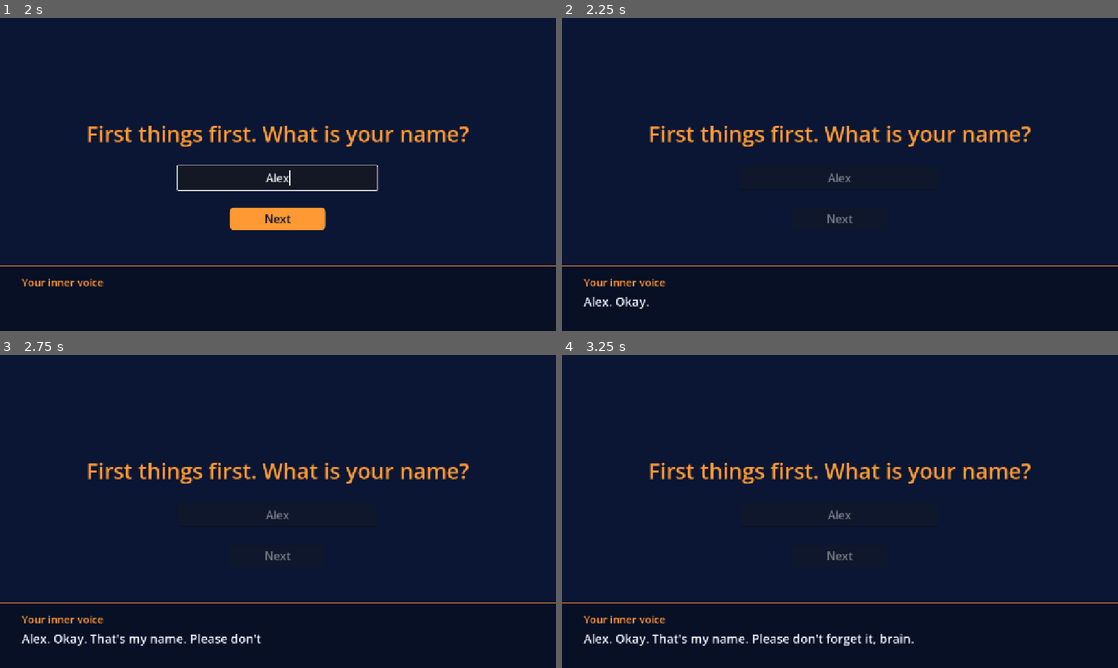
Above: before the commit, frames 1-4 (two rows, left to right).
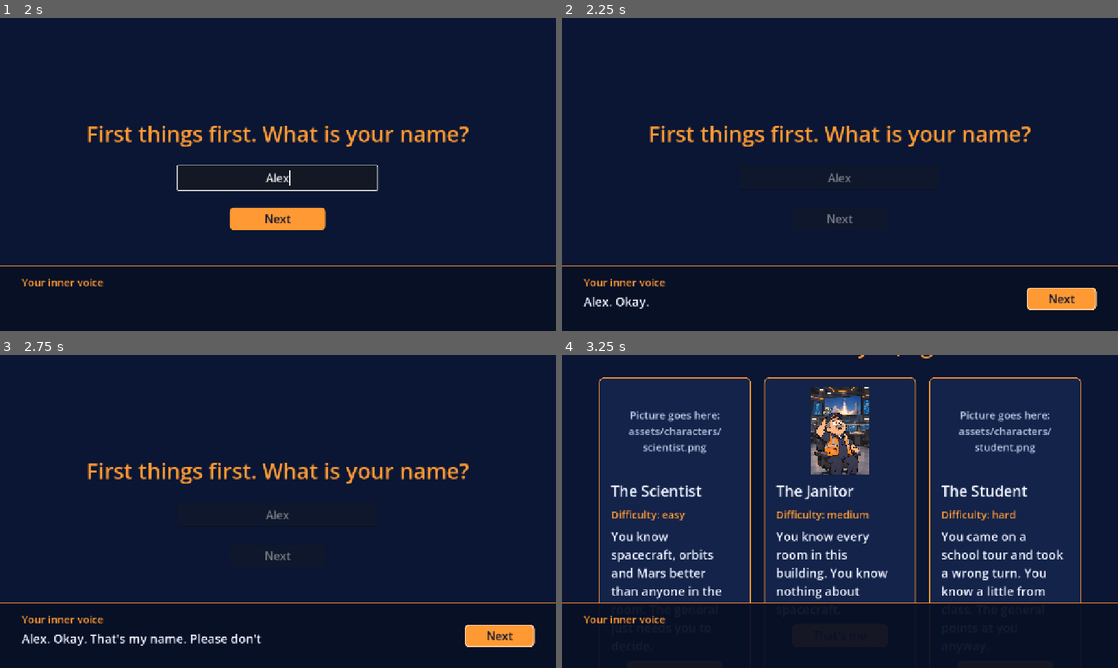
Above: after the commit, the same moments.

Repository: Kaleb-45/how-did-we-get-here
Game: Godot game, scene res://scenes/intro.tscn
Two runs of this game, one before a commit and one after it. Both use one fixed random seed, a clock stepped at 60 frames per second and the inputs below.
Inputs (mouse positions are in pixels of both pictures, inside the frame that each line leads up to):
- Up to frame 1 (2 s): click "Uh... okay?" at 0.5 s; click (278, 177) at 1.27 s; type "Alex" at 1.35 s
- Up to frame 2 (2.25 s): click "Next" at 2 s
- Up to frame 3 (2.75 s): no input
- Up to frame 4 (3.25 s): click (1062, 636) at 2.75 s, where only the run after the commit has a clickable "Next"

Frame 1 is identical in both runs. In frame 2, 0.9% of the frame differs, in the area x 83-97%, y 86-94%; in frame 3, 0.9%; in frame 4, 16%, in the area x 3-94%, y 0-93%.

Commit message:
B2 fixes: levels change guidance only, Next button after voice reaction, Scientist destination line
Co-Authored-By: Claude Opus 5.5 <noreply@anthropic.com>

Diff:
--- a/data/game_data.json
+++ b/data/game_data.json
@@ -7,8 +7,7 @@
     "order": ["intro", "name", "character_select", "destination", "mission_select", "rocket", "build", "review", "walk", "debrief"]
   },
   "setup": {
-    "_readme": "Settings for the five setup questions (name, who are you, where, what for, rocket). reaction_seconds = after you answer, the inner voice reacts, and this many seconds later the next question appears. name_max_length = the most letters the …(125 unchanged characters)…
-    "reaction_seconds": 3,
+    "_readme": "Settings for the five setup questions (name, who are you, where, what for, rocket). After you answer, the inner voice reacts and a Next button appears; the player clicks it to go on. name_max_length = the most letters the …(125 unchanged characters)…
     "name_max_length": 20,
     "default_character": "janitor",
     "source": "Game-design choice. It is NOT a NASA number."
--- a/data/inner_voice.json
+++ b/data/inner_voice.json
@@ -6,7 +6,7 @@
     "name": "{name}. Okay. That's my name. Please don't forget it, brain.",
     "destination": {
       "mars_orbit": {
-        "easy": "Mars orbit. We circle the planet and map it from above. A good first trip, and a crew can follow later.",
+        "easy": "Mars orbit. We circle the planet and map it from above. Our crew rides along on this trip, so I should really learn which button is the brakes.",
         "medium": "Mars. The red one. We go around it, not onto it. I think that's the safer way?",
         "hard": "Mars! Like in the movies! But we only go around it. Okay. Still cool."
       }
--- a/data/levels.json
+++ b/data/levels.json
@@ -1,27 +1,18 @@
 {
-  "_readme": "What each play level changes. The character picks the level (see \"characters\" in game_data.json). 1.0 means no change. timing_window = how big the timed-press windows are (bigger = easier). supply_use = how fast the crew uses food, water and air (smaller = easier). limit_multipliers = changes the mission limits; only the budget changes (1.1 = 10% more money), any resource not listed stays at 1.0. hint_detail = how much the inner voice tells you: full (names the problem and the part), some (names the problem), few (only the warning). Right now only the budget is used by the game. The others are stored here for later steps. To make a level harder or easier, change the numbers here and nothing else.",
-  "source": "Written game-design choice by Kaleb, passed 2026-11-10 (AGENT_SOURCE.md section 2, level multipliers). It is NOT a NASA number and NOT a PLACEHOLDER.",
+  "_readme": "What each play level changes. The character picks the level (see \"characters\" in game_data.json). The levels change only how much the inner voice tells you: full (names the problem and the part), some (names the problem), few (only the warning). Budget, mass, timing windows and supply use are the same for every level. To change how much help a level gives, change hint_detail here and nothing else.",
+  "source": "Written game-design choice by Kaleb, passed 2026-11-10 (AGENT_SOURCE.md section 2, levels change guidance only). It is NOT a NASA number and NOT a PLACEHOLDER.",
   "levels": {
     "easy": {
-      "timing_window": 1.5,
-      "supply_use": 0.9,
-      "limit_multipliers": { "budget": 1.1 },
       "hint_detail": "full",
-      "source": "Written game-design choice (Scientist). The budget becomes $738M, so the Scientist can afford the real MRO ($720M)."
+      "source": "Written game-design choice (Scientist). Most guidance."
     },
     "medium": {
-      "timing_window": 1.0,
-      "supply_use": 1.0,
-      "limit_multipliers": { "budget": 1.0 },
       "hint_detail": "some",
-      "source": "Written game-design choice (Janitor). All 1.0 = the real mission limits, unchanged."
+      "source": "Written game-design choice (Janitor). Some guidance."
     },
     "hard": {
-      "timing_window": 0.7,
-      "supply_use": 1.1,
-      "limit_multipliers": { "budget": 0.95 },
       "hint_detail": "few",
-      "source": "Written game-design choice (Student). The budget becomes $637M; the $620M winning build still fits."
+      "source": "Written game-design choice (Student). Least guidance."
     }
   }
 }
--- a/data/story.json
+++ b/data/story.json
@@ -14,6 +14,7 @@
     "janitor_caption": "You (the janitor)",
     "missing_picture": "Picture goes here:"
   },
+  "setup_next_button": "Next",
   "name_screen": {
     "title": "First things first. What is your name?",
     "placeholder": "Type your name",
--- a/data/timing.json
+++ b/data/timing.json
@@ -1,5 +1,5 @@
 {
-  "_readme": "How the launch is timed. Each rocket has a num …(194 unchanged characters)… ber means a looser window (easier). The player's level also changes the windows (timing_window in data/levels.json). The launch itself is built in a later step;  …(242 unchanged characters)…
+  "_readme": "How the launch is timed. Each rocket has a num …(194 unchanged characters)… ber means a looser window (easier). The launch itself is built in a later step;  …(242 unchanged characters)…
   "launch_vehicles": {
     "small": {
       "moments": 5,
--- a/scenes/inner_voice_bar.tscn
+++ b/scenes/inner_voice_bar.tscn
@@ -20,19 +20,32 @@
 theme_override_constants/margin_right = 50
 theme_override_constants/margin_bottom = 18
 
-[node name="Column" type="VBoxContainer" parent="Margin"]
+[node name="Row" type="HBoxContainer" parent="Margin"]
+layout_mode = 2
+theme_override_constants/separation = 30
+
+[node name="Column" type="VBoxContainer" parent="Margin/Row"]
+layout_mode = 2
+size_flags_horizontal = 3
 layout_mode = 2
 theme_override_constants/separation = 8
 
-[node name="Speaker" type="Label" parent="Margin/Column"]
+[node name="Speaker" type="Label" parent="Margin/Row/Column"]
 unique_name_in_owner = true
 layout_mode = 2
 theme_type_variation = &"AccentText"
 text = "Your inner voice"
 
-[node name="Line" type="Label" parent="Margin/Column"]
+[node name="Line" type="Label" parent="Margin/Row/Column"]
 unique_name_in_owner = true
 layout_mode = 2
 theme_type_variation = &"BodyText"
 text = "..."
 autowrap_mode = 3
+
+[node name="NextButton" type="Button" parent="Margin/Row"]
+unique_name_in_owner = true
+custom_minimum_size = Vector2(160, 52)
+layout_mode = 2
+size_flags_vertical = 4
+text = "Next"
--- a/scripts/autoload/GameState.gd
+++ b/scripts/autoload/GameState.gd
@@ -332,19 +332,17 @@
 		totals[res_id] += effects[res_id]
 
 
-# The limits for this mission, after the level's multipliers (data/levels.json).
+# The limits for this mission. They are the same for every character.
 # Gives back, for example: { "budget": { "rule": "max", "value": 450 }, ... }
 func get_limits() -> Dictionary:
 	var limits: Dictionary = {}
 	var mission_limits: Dictionary = Data.missions[mission_id]["limits"]
-	var multipliers: Dictionary = Data.levels[level]["limit_multipliers"]
 
 	for res_id in mission_limits:
-		var multiplier: float = multipliers.get(res_id, 1.0)
 		limits[res_id] = {
 			"rule": mission_limits[res_id]["rule"],
-			"value": mission_limits[res_id]["value"] * multiplier,
-			"warning": mission_limits[res_id]["warning"] * multiplier,
+			"value": mission_limits[res_id]["value"],
+			"warning": mission_limits[res_id]["warning"],
 			"bar_max": mission_limits[res_id]["bar_max"],
 		}
 	return limits
--- a/scripts/autoload/StageManager.gd
+++ b/scripts/autoload/StageManager.gd
@@ -31,11 +31,3 @@
 		push_error("StageManager: '" + stage_id + "' is not in the stages list")
 		return
 	get_tree().change_scene_to_file(stages["scene_folder"] + stage_id + ".tscn")
-
-
-# Wait a few seconds, then go to the next screen. The setup questions use
-# this: the inner voice reacts to the answer, and then the next question
-# appears. The wait time is in game_data.json ("setup" / "reaction_seconds").
-func go_next_after_reaction() -> void:
-	await get_tree().create_timer(Data.game_data["setup"]["reaction_seconds"]).timeout
-	go_next()
--- a/scripts/character_select.gd
+++ b/scripts/character_select.gd
@@ -49,8 +49,7 @@
 	GameState.character_id = character_id
 	print("Character chosen: ", character_id, "  (level: ", GameState.level, ")")
 
-	# Lock every card, let the inner voice react, then go on.
+	# Lock every card. The inner voice reacts, then a Next button appears.
 	for card in cards:
 		card.set_locked(true)
-	inner_voice.say(Data.voice["setup"]["character"][character_id])
-	StageManager.go_next_after_reaction()
+	inner_voice.say_then_next(Data.voice["setup"]["character"][character_id])
--- a/scripts/destination.gd
+++ b/scripts/destination.gd
@@ -42,5 +42,4 @@
 
 	for card in cards:
 		card.set_locked(true)
-	inner_voice.say(Data.voice["setup"]["destination"][destination_id][GameState.level])
-	StageManager.go_next_after_reaction()
+	inner_voice.say_then_next(Data.voice["setup"]["destination"][destination_id][GameState.level])
--- a/scripts/inner_voice_bar.gd
+++ b/scripts/inner_voice_bar.gd
@@ -9,6 +9,7 @@
 
 @onready var speaker_label: Label = %Speaker
 @onready var line_label: Label = %Line
+@onready var next_button: Button = %NextButton
 
 var typing: Tween   # the running typing animation, if any
 
@@ -16,6 +17,9 @@
 func _ready() -> void:
 	speaker_label.text = Data.voice["speaker_name"]
 	line_label.text = ""
+	next_button.visible = false
+	next_button.text = Data.story["setup_next_button"]
+	next_button.pressed.connect(_on_next_pressed)
 
 
 # Shows a new line, typed out letter by letter.
@@ -31,3 +35,18 @@
 	# Here: visible_ratio goes from 0 to 1, so the letters appear one by one.
 	typing = create_tween()
 	typing.tween_property(line_label, "visible_ratio", 1.0, text.length() / LETTERS_PER_SECOND)
+
+
+# Used by the setup questions. The voice reacts, then a Next button shows.
+# The player reads at their own pace and clicks Next to go on.
+func say_then_next(text: String) -> void:
+	say(text)
+	next_button.visible = true
+	next_button.disabled = false
+	next_button.grab_focus()
+
+
+# Lock the button at once, so a double click cannot skip two screens.
+func _on_next_pressed() -> void:
+	next_button.disabled = true
+	StageManager.go_next()
--- a/scripts/mission_select.gd
+++ b/scripts/mission_select.gd
@@ -56,5 +56,4 @@
 
 	for card in cards:
 		card.set_locked(true)
-	inner_voice.say(Data.voice["setup"]["goal"][mission_id][GameState.level])
-	StageManager.go_next_after_reaction()
+	inner_voice.say_then_next(Data.voice["setup"]["goal"][mission_id][GameState.level])
--- a/scripts/name.gd
+++ b/scripts/name.gd
@@ -39,9 +39,8 @@
 	GameState.player_name = name_box.text.strip_edges()
 	print("Name: ", GameState.player_name)
 
-	# Lock the screen, let the inner voice react, then go on.
+	# Lock the screen. The inner voice reacts, then a Next button appears.
 	next_button.disabled = true
 	name_box.editable = false
 	var line: String = Data.voice["setup"]["name"]
-	inner_voice.say(line.format({ "name": GameState.player_name }))
-	StageManager.go_next_after_reaction()
+	inner_voice.say_then_next(line.format({ "name": GameState.player_name }))
--- a/scripts/rocket.gd
+++ b/scripts/rocket.gd
@@ -44,5 +44,4 @@
 
 	for card in cards:
 		card.set_locked(true)
-	inner_voice.say(Data.voice["setup"]["rocket"][vehicle_id][GameState.level])
-	StageManager.go_next_after_reaction()
+	inner_voice.say_then_next(Data.voice["setup"]["rocket"][vehicle_id][GameState.level])
